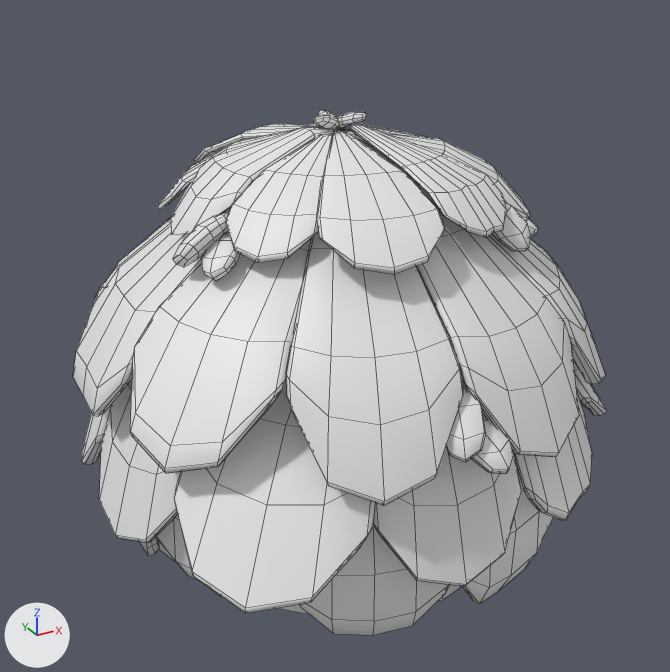
Before and after pictures for a commit that changed the FBX model ValleyProduction/Assets/_Art/Meshes/Environment/Vegetation/Bush/Healthy/SM_HealthyBush_01_LOD1.fbx.
The view is the same before and after, from a camera (50 mm lens) standing at (-1.73, -2.98, 2.23) and looking at (-0.12, -0.06, 0.77). Lighting does not change. The marker at lower left points along +X, +Y and +Z. Mesh edges are drawn as thin lines. Where no turn or scale is listed for an object, it has been applied to the vertices.

The older version as bpy lines, for what is in view:
```python
me_mesh = bpy.data.meshes.new('Mesh')
me_mesh.from_pydata(...)  # 3017 vertices, 2796 faces; spans x -1.1..1.01, y -1.06..1.05, z -0.02..1.62
ob_bush_01_lod1 = bpy.data.objects.new('Bush_01_LOD1', me_mesh)
ob_bush_01_lod1.location = (0.0, 0.0, 0.0)
```
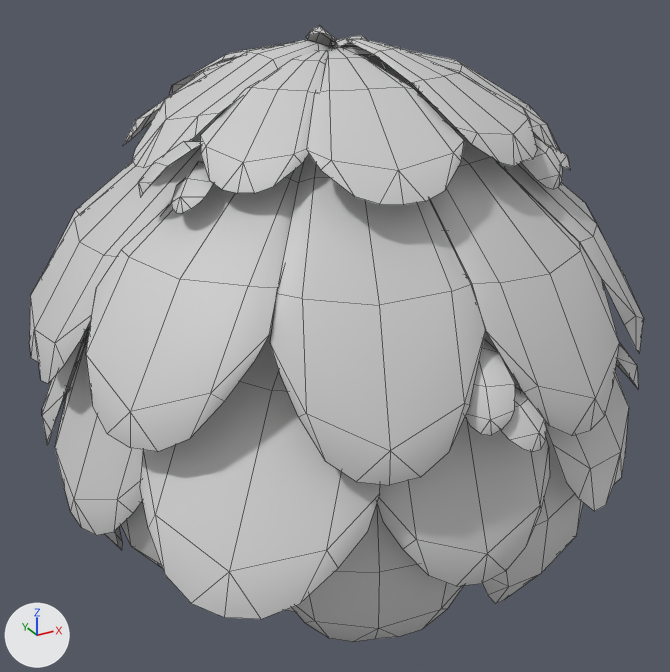
Commit message: Edit Bush

What differs and where, as boxes [x1, y1, x2, y2] in the pictures (670 x 672 px):
'Bush_01_LOD1', reshaped (15% wider, 17% taller): before [73, 110, 607, 635]; after [29, 25, 643, 642]
part 1 of me_mesh, rebuilt: before [514, 391, 592, 520]; after [545, 371, 629, 511]
part 2 of me_mesh, rebuilt: before [73, 207, 231, 416]; after [29, 107, 228, 383]
part 3 of me_mesh, rebuilt: before [387, 158, 543, 249]; after [403, 81, 590, 259]
part 4 of me_mesh, rebuilt (20% wider, 23% taller): before [130, 238, 311, 473]; after [86, 162, 304, 452]
part 5 of me_mesh, rebuilt (12% wider, 24% taller): before [406, 173, 606, 384]; after [419, 92, 643, 353]
part 6 of me_mesh, rebuilt: before [92, 217, 171, 306]; after [50, 161, 135, 260]
part 7 of me_mesh, rebuilt (14% wider, 12% taller): before [413, 181, 579, 457]; after [430, 126, 619, 436]
part 8 of me_mesh, rebuilt (22% wider, 21% taller): before [286, 232, 463, 506]; after [270, 154, 486, 485]
part 9 of me_mesh, rebuilt (not visible before): after [429, 199, 467, 276]
part 10 of me_mesh, rebuilt: before [82, 405, 111, 465]; after [42, 320, 91, 445]
part 11 of me_mesh, rebuilt: before [174, 377, 375, 613]; after [140, 313, 380, 619]
part 12 of me_mesh, rebuilt: before [573, 360, 607, 416]; after [616, 342, 638, 389]
part 13 of me_mesh, rebuilt (17% wider, 19% taller): before [373, 328, 521, 587]; after [377, 278, 550, 586]
part 14 of me_mesh, rebuilt (7% wider, 22% taller): before [99, 379, 181, 543]; after [55, 335, 143, 535]
part 15 of me_mesh, rebuilt (9% wider, 24% taller): before [462, 464, 554, 604]; after [483, 430, 583, 604]
part 16 of me_mesh, rebuilt: before [156, 515, 200, 582]; after [121, 501, 162, 568]
part 17 of me_mesh, rebuilt (15% wider, 25% taller): before [299, 525, 449, 635]; after [292, 504, 464, 642]
part 18 of me_mesh, deleted: before [140, 110, 538, 556]
part 19 of me_mesh, built on: before [344, 129, 530, 219]; after [123, 25, 571, 213]
part 20 of me_mesh, added: after [65, 327, 122, 550]
part 21 of me_mesh, added: after [465, 339, 547, 452]
part 22 of me_mesh, recoloured: before [158, 541, 460, 615]; after [286, 607, 295, 612]

Edits to the bpy script that builds the scene:
```text
Add mat_defaultmaterial:
    mat_defaultmaterial = principled_material('DefaultMaterial')
    mat_defaultmaterial.base_color = (0.6, 0.6, 0.6)  # light grey #cbcbcb
    mat_defaultmaterial.roughness = 0.568
Change me_mesh:
    remove me_mesh.from_pydata(...)  # 3017 vertices, 2796 faces; spans x -1.1..1.01, y -1.06..1.05, z -0.02..1.62
    add me_mesh.from_pydata(...)  # 1480 vertices, 1091 faces; spans x -1.24..1.13, y -1.19..1.18, z 0.0..1.91
    me_mesh part 1: the loose piece of 85 vertices spanning x 0.02..0.68, y -0.96..-0.31, z 0.27..1.09 is rebuilt with 24 vertices and now spans x 0.02..0.77, y -1.07..-0.36, z 0.38..1.31, in mat_defaultmaterial (light grey #cbcbcb)
    me_mesh part 2: the loose piece of 78 vertices spanning x -1.1..-0.27, y -0.23..0.35, z 0.68..1.47 is rebuilt with 29 vertices and now spans x -1.24..-0.32, y -0.26..0.4, z 0.83..1.75, in mat_defaultmaterial (light grey #cbcbcb)
    me_mesh part 3: the loose piece of 75 vertices spanning x 0.17..0.98, y -0.3..0.25, z 0.62..1.43 is rebuilt with 27 vertices and now spans x 0.2..1.09, y -0.35..0.28, z 0.78..1.7, in mat_defaultmaterial (light grey #cbcbcb)
    me_mesh part 4: the loose piece of 75 vertices spanning x -1.05..-0.2, y -0.7..-0.04, z 0.68..1.39 is rebuilt with 29 vertices and now spans x -1.17..-0.22, y -0.79..-0.05, z 0.85..1.66, in mat_defaultmaterial (light grey #cbcbcb)
    me_mesh part 5: the loose piece of 75 vertices spanning x 0.07..0.82, y -0.76..-0.08, z 0.62..1.43 is rebuilt with 27 vertices and now spans x 0.08..0.92, y -0.86..-0.09, z 0.78..1.7, in mat_defaultmaterial (light grey #cbcbcb)
    me_mesh part 6: the loose piece of 75 vertices spanning x -0.97..-0.22, y 0.11..0.79, z 0.62..1.43 is rebuilt with 29 vertices and now spans x -1.09..-0.26, y 0.13..0.89, z 0.78..1.7, in mat_defaultmaterial (light grey #cbcbcb)
    me_mesh part 7: the loose piece of 75 vertices spanning x -0.12..0.42, y -1.01..-0.21, z 0.62..1.43 is rebuilt with 27 vertices and now spans x -0.14..0.47, y -1.13..-0.24, z 0.78..1.7, in mat_defaultmaterial (light grey #cbcbcb)
    me_mesh part 8: the loose piece of 75 vertices spanning x -0.64..-0.09, y -1.0..-0.19, z 0.62..1.43 is rebuilt with 28 vertices and now spans x -0.73..-0.1, y -1.1..-0.22, z 0.78..1.7, in mat_defaultmaterial (light grey #cbcbcb)
    me_mesh part 9: the loose piece of 63 vertices spanning x 0.44..0.95, y -0.07..0.47, z 0.26..0.99 is rebuilt with 24 vertices and now spans x 0.51..1.05, y -0.09..0.53, z 0.37..1.21, in mat_defaultmaterial (light grey #cbcbcb)
    me_mesh part 10: the loose piece of 63 vertices spanning x -1.08..-0.52, y 0.07..0.63, z 0.24..1.0 is rebuilt with 24 vertices and now spans x -1.21..-0.6, y 0.08..0.71, z 0.34..1.21, in mat_defaultmaterial (light grey #cbcbcb)
    me_mesh part 11: the loose piece of 63 vertices spanning x -0.99..-0.18, y -0.96..-0.19, z 0.31..0.98 is rebuilt with 24 vertices and now spans x -1.1..-0.2, y -1.07..-0.22, z 0.42..1.19, in mat_defaultmaterial (light grey #cbcbcb)
    me_mesh part 12: the loose piece of 63 vertices spanning x 0.3..1.01, y -0.6..-0.02, z 0.34..0.94 is rebuilt with 24 vertices and now spans x 0.34..1.13, y -0.67..-0.03, z 0.46..1.14, in mat_defaultmaterial (light grey #cbcbcb)
    me_mesh part 13: the loose piece of 63 vertices spanning x -0.43..0.13, y -1.03..-0.53, z 0.24..0.98 is rebuilt with 24 vertices and now spans x -0.49..0.14, y -1.15..-0.62, z 0.35..1.19, in mat_defaultmaterial (light grey #cbcbcb)
    me_mesh part 14: the loose piece of 63 vertices spanning x -1.1..-0.59, y -0.46..0.08, z 0.25..0.97 is rebuilt with 24 vertices and now spans x -1.22..-0.69, y -0.51..0.09, z 0.36..1.18, in mat_defaultmaterial (light grey #cbcbcb)
    me_mesh part 15: the loose piece of 51 vertices spanning x -0.12..0.42, y -0.93..-0.65, z -0.02..0.58 is rebuilt with 22 vertices and now spans x -0.13..0.48, y -1.06..-0.76, z 0.05..0.73, in mat_defaultmaterial (light grey #cbcbcb)
    me_mesh part 16: the loose piece of 51 vertices spanning x -0.98..-0.58, y -0.7..-0.2, z 0.08..0.68 is rebuilt with 22 vertices and now spans x -1.1..-0.67, y -0.8..-0.22, z 0.16..0.85, in mat_defaultmaterial (light grey #cbcbcb)
    me_mesh part 17: the loose piece of 51 vertices spanning x -0.65..-0.12, y -0.93..-0.6, z -0.02..0.58 is rebuilt with 22 vertices and now spans x -0.74..-0.14, y -1.04..-0.7, z 0.05..0.73, in mat_defaultmaterial (light grey #cbcbcb)
    me_mesh part 18: 24 loose pieces with 1134 vertices, spanning x -1.01..0.85, y -1.06..0.86, z 0.0..1.62, are deleted
    me_mesh part 19: 52 vertices removed from x -0.11..0.57, y -0.47..0.03, z 1.23..1.56; 642 vertices added at x -0.91..0.97, y -0.81..0.97, z 0.0..1.91
    me_mesh part 20: 86 vertices added at x -1.15..-0.39, y -0.28..0.87, z 0.0..0.85
    me_mesh part 21: 32 vertices added at x -0.24..0.0, y -1.19..-0.89, z 0.83..1.11
    me_mesh part 22: 12 faces spanning x -0.89..0.72, y -0.8..0.82, z 0.0..0.54 switch from no material to mat_defaultmaterial (light grey #cbcbcb)
```
